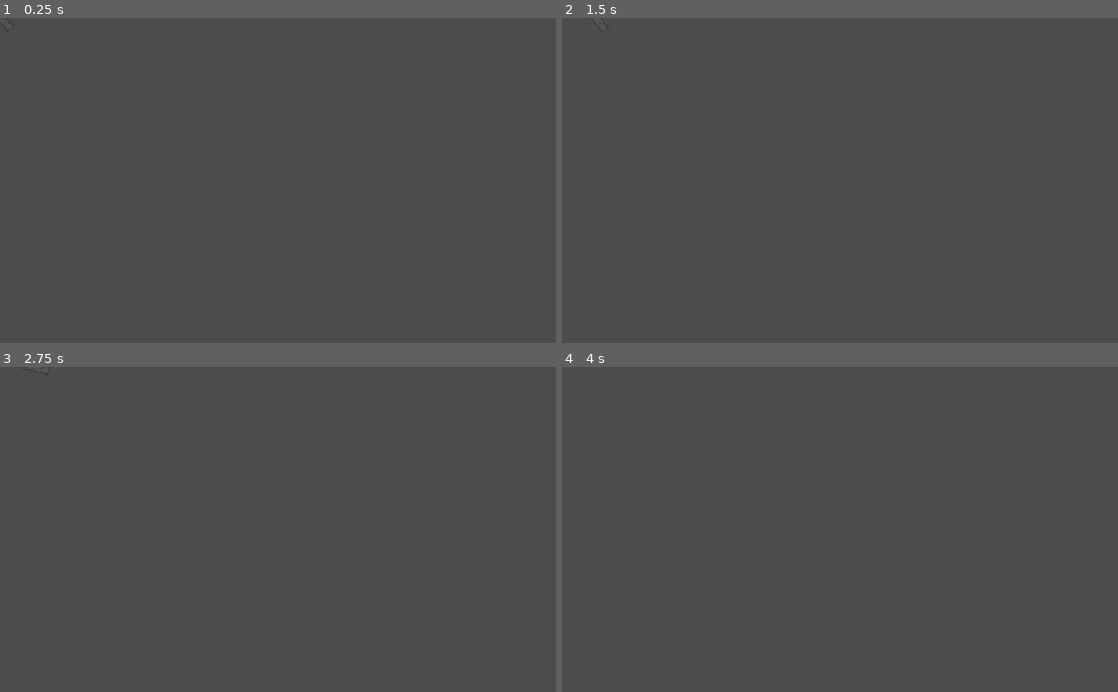
Above: before the commit, frames 1-4 (two rows, left to right).
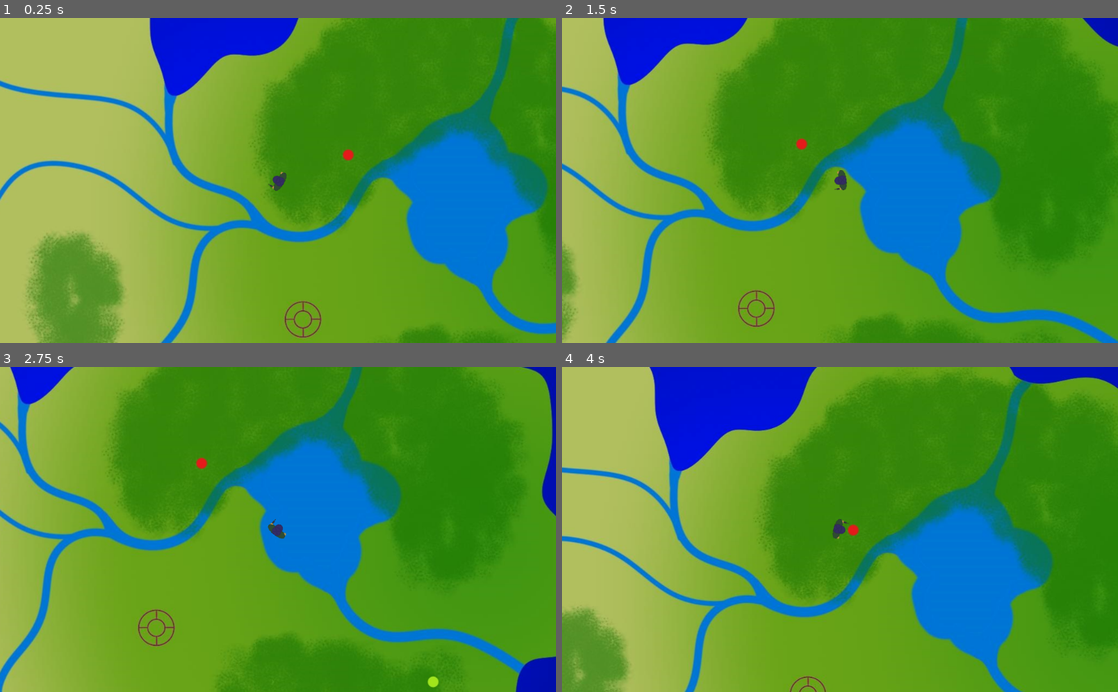
Above: after the commit, the same moments.

Repository: 32BitFlame/capstone-2019
Game: Godot game, scene res://TestRoom.tscn
Two runs of this game, one before a commit and one after it. Both use one fixed random seed, a clock stepped at 60 frames per second and the inputs below.
Inputs (mouse positions are in pixels of both pictures, inside the frame that each line leads up to):
- Up to frame 1 (0.25 s): no input
- Up to frame 2 (1.5 s): tap Enter at 0.5 s; move the mouse to (962, 164) at 0.52 s; hold Right (ui_right) 0.53-1.28 s; hold Shift (sprint) 0.53-1.28 s; move the mouse to (728, 196) at 1.27 s; hold Down (ui_down) from 1.28 s (still down); click (728, 196) at 1.35 s
- Up to frame 3 (2.75 s): tap Shift (sprint) at 1.55 s; move the mouse to (333, 458) at 2.02 s; release Down (ui_down) at 2.03 s; hold Right (ui_right) from 2.03 s (still down); hold Shift (sprint) from 2.03 s (still down)
- Up to frame 4 (4 s): move the mouse to (812, 594) at 2.77 s; release Right (ui_right) at 2.78 s; release Shift (sprint) at 2.78 s; hold Up (ui_up) 2.78-3.53 s; tap Shift (sprint) at 2.85 s; move the mouse to (1006, 578) at 3.52 s; hold Left (ui_left) from 3.53 s (still down); hold Shift (sprint) from 3.53 s (still down); click (1006, 578) at 3.6 s

The runs differ from the first frame. In frame 1, 100% of the frame differs, in the area x 0-100%, y 0-100%; in frame 2, 100%; in frame 3, 100%; in frame 4, 100%.

Commit message:
Updated sprites and map and movement.

Diff:
--- a/TestRoom.tscn
+++ b/TestRoom.tscn
@@ -1,8 +1,9 @@
-[gd_scene load_steps=4 format=2]
+[gd_scene load_steps=5 format=2]
 
 [ext_resource path="res://objects/NetController.tscn" type="PackedScene" id=1]
-[ext_resource path="res://objects/player.tscn" type="PackedScene" id=2]
-[ext_resource path="res://objects/player.gd" type="Script" id=3]
+[ext_resource path="res://Backgrounds/Spawn Island_LI.jpg" type="Texture" id=2]
+[ext_resource path="res://objects/player.tscn" type="PackedScene" id=3]
+[ext_resource path="res://objects/player.gd" type="Script" id=4]
 
 [node name="TestRoom" type="Node2D"]
 
@@ -10,10 +11,20 @@
 max_redirects = -1
 net_iter_max = 2000
 
-[node name="KinematicBody2D" parent="." instance=ExtResource( 2 )]
-script = ExtResource( 3 )
-walk_speed = 50.0
-sprint_speed = 150.0
+[node name="Spawn Island_LI" type="Sprite" parent="."]
+position = Vector2( 207.644, 104.719 )
+texture = ExtResource( 2 )
+
+[node name="KinematicBody2D" parent="." instance=ExtResource( 3 )]
+script = ExtResource( 4 )
+walk_speed = 200.0
+sprint_speed = 400.0
+tired_speed = 100.0
 sprint_timer = 125
 sprint_timer_diff = 5
+
+[node name="Camera2D" type="Camera2D" parent="KinematicBody2D"]
+current = true
+drag_margin_h_enabled = false
+drag_margin_v_enabled = false
 [connection signal="request_completed" from="HTTPRequest" to="HTTPRequest" method="_on_HTTPRequest_request_completed"]
--- a/objects/player.tscn
+++ b/objects/player.tscn
@@ -1,9 +1,9 @@
 [gd_scene load_steps=3 format=2]
 
-[ext_resource path="res://sprites/enemies/wolves/Grey_Wolf.png" type="Texture" id=1]
+[ext_resource path="res://sprites/Player_Assets/Base_Gun.png" type="Texture" id=1]
 
 [sub_resource type="CircleShape2D" id=1]
-radius = 31.5836
+radius = 20.0579
 
 [node name="KinematicBody2D" type="KinematicBody2D"]
 
--- a/project.godot
+++ b/project.godot
@@ -21,6 +21,34 @@
 
 [input]
 
+ui_left={
+"deadzone": 0.5,
+"events": [ Object(InputEventKey,"resource_local_to_scene":false,"resource_name":"","device":0,"alt":false,"shift":false,"control":false,"meta":false,"command":false,"pressed":false,"scancode":16777231,"unicode":0,"echo":false,"script":null)
+, Object(InputEventJoypadButton,"resource_local_to_scene":false,"resource_name":"","device":0,"button_index":14,"pressure":0.0,"pressed":false,"script":null)
+, Object(InputEventKey,"resource_local_to_scene":false,"resource_name":"","device":0,"alt":false,"shift":false,"control":false,"meta":false,"command":false,"pressed":false,"scancode":65,"unicode":0,"echo":false,"script":null)
+ ]
+}
+ui_right={
+"deadzone": 0.5,
+"events": [ Object(InputEventKey,"resource_local_to_scene":false,"resource_name":"","device":0,"alt":false,"shift":false,"control":false,"meta":false,"command":false,"pressed":false,"scancode":16777233,"unicode":0,"echo":false,"script":null)
+, Object(InputEventJoypadButton,"resource_local_to_scene":false,"resource_name":"","device":0,"button_index":15,"pressure":0.0,"pressed":false,"script":null)
+, Object(InputEventKey,"resource_local_to_scene":false,"resource_name":"","device":0,"alt":false,"shift":false,"control":false,"meta":false,"command":false,"pressed":false,"scancode":68,"unicode":0,"echo":false,"script":null)
+ ]
+}
+ui_up={
+"deadzone": 0.5,
+"events": [ Object(InputEventKey,"resource_local_to_scene":false,"resource_name":"","device":0,"alt":false,"shift":false,"control":false,"meta":false,"command":false,"pressed":false,"scancode":16777232,"unicode":0,"echo":false,"script":null)
+, Object(InputEventJoypadButton,"resource_local_to_scene":false,"resource_name":"","device":0,"button_index":12,"pressure":0.0,"pressed":false,"script":null)
+, Object(InputEventKey,"resource_local_to_scene":false,"resource_name":"","device":0,"alt":false,"shift":false,"control":false,"meta":false,"command":false,"pressed":false,"scancode":87,"unicode":0,"echo":false,"script":null)
+ ]
+}
+ui_down={
+"deadzone": 0.5,
+"events": [ Object(InputEventKey,"resource_local_to_scene":false,"resource_name":"","device":0,"alt":false,"shift":false,"control":false,"meta":false,"command":false,"pressed":false,"scancode":16777234,"unicode":0,"echo":false,"script":null)
+, Object(InputEventJoypadButton,"resource_local_to_scene":false,"resource_name":"","device":0,"button_index":13,"pressure":0.0,"pressed":false,"script":null)
+, Object(InputEventKey,"resource_local_to_scene":false,"resource_name":"","device":0,"alt":false,"shift":false,"control":false,"meta":false,"command":false,"pressed":false,"scancode":83,"unicode":0,"echo":false,"script":null)
+ ]
+}
 sprint={
 "deadzone": 0.5,
 "events": [ Object(InputEventKey,"resource_local_to_scene":false,"resource_name":"","device":0,"alt":false,"shift":false,"control":false,"meta":false,"command":false,"pressed":false,"scancode":16777237,"unicode":0,"echo":false,"script":null)
Binary file added: Backgrounds/Spawn Island_LI.jpg
Not shown, added: Backgrounds/Spawn Island_LI.jpg.import
Binary file added: sprites/Player_Assets/Base_Gun.png
Not shown, added: sprites/Player_Assets/Base_Gun.png.import
Binary file added: sprites/Player_Assets/Melee_attack.png
Not shown, added: sprites/Player_Assets/Melee_attack.png.import
Binary file added: sprites/Player_Assets/Player.png
Not shown, added: sprites/Player_Assets/Player.png.import
Binary file changed: sprites/enemies/wolves/Grey_Wolf.png
Not shown, added: sprites/Player_Assets/Base_Gun.xcf
Not shown, added: sprites/Player_Assets/Melee_attack.xcf
Not shown, added: sprites/Player_Assets/Player.xcf
(and 1 more such lines)
